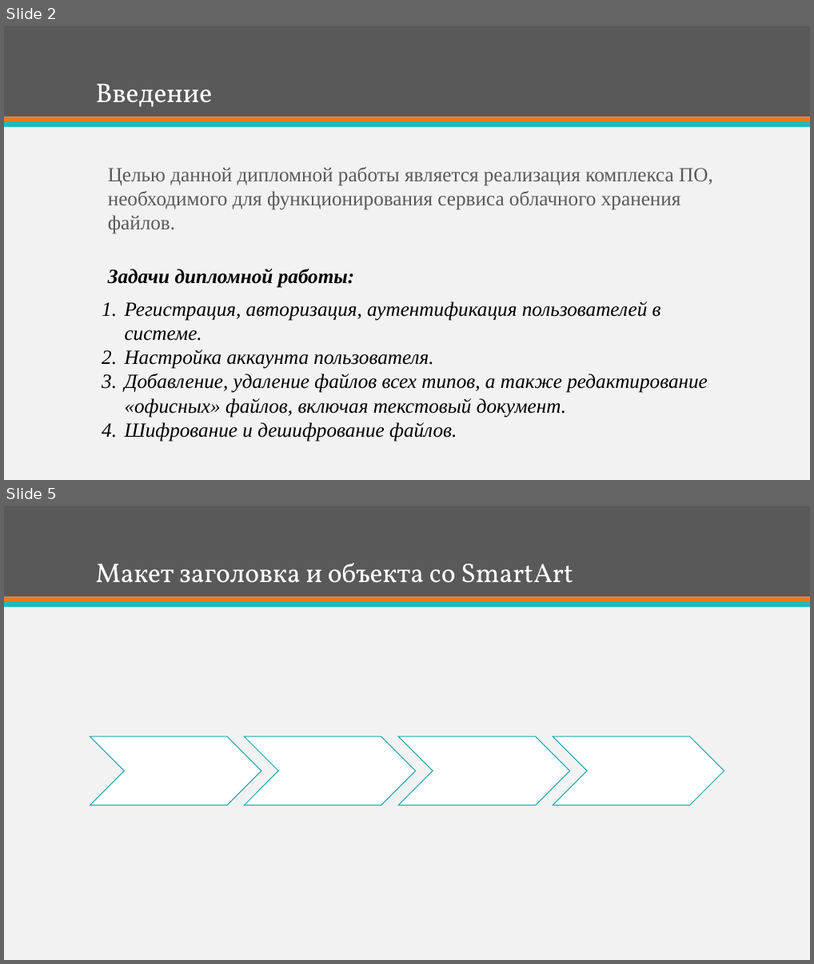
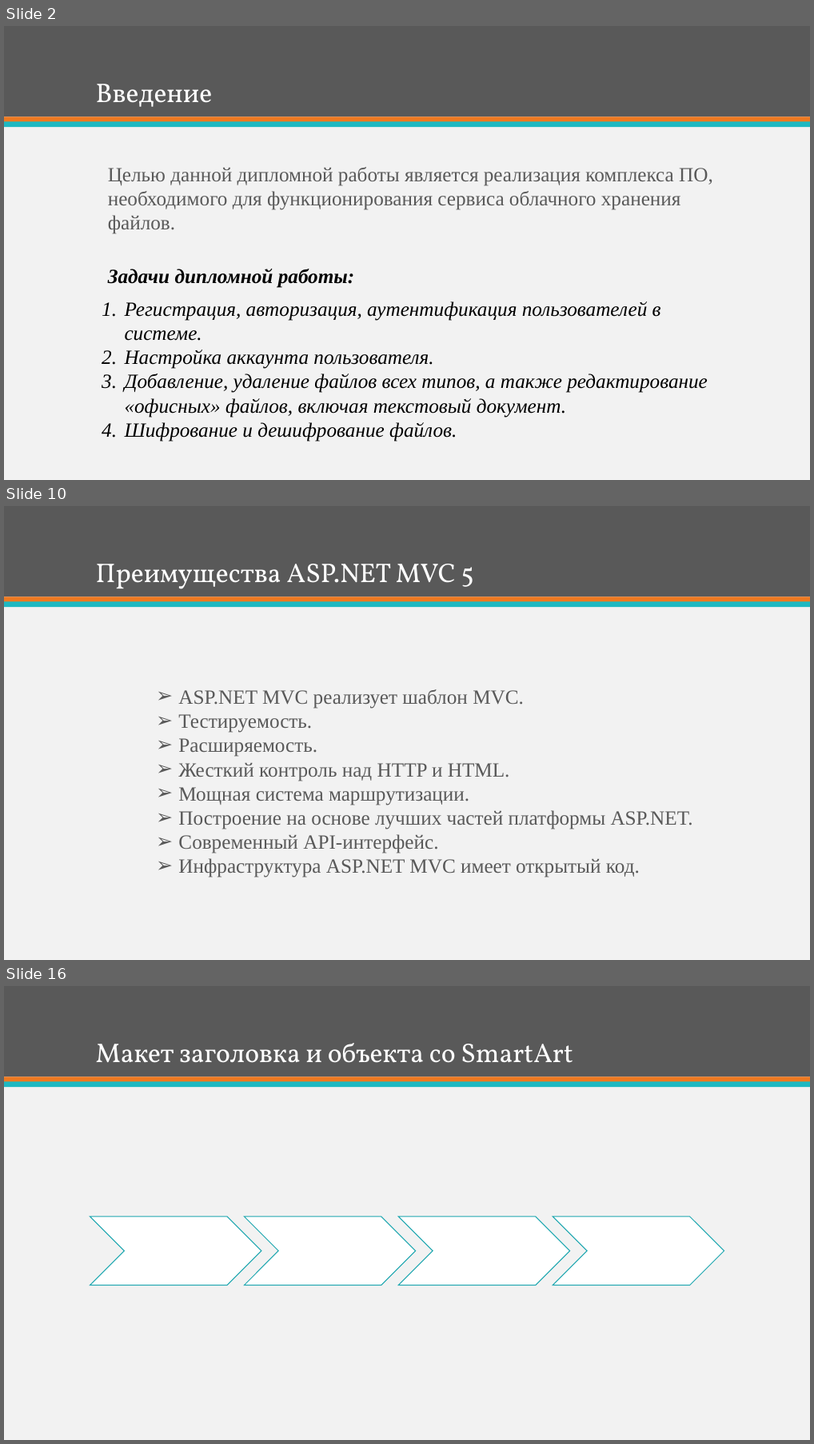
Before and after one commit to IvanKhAU525/Diploma, a slide deck: Presentation.pptx. Shown one above the other, each under a label of ours: slides 2 and 5 before the commit, slides 2, 10 and 16 after it; the slides between them are not shown. The pictures are 814x964 and 814x1444 pixels, drawn with LibreOffice and Linux fonts; fonts in the diff are those of the drawing. Boxes give left, top, right and bottom in pixels: in the first picture for what was removed or moved away, otherwise in the second. Text is boxed around its words. In the diff, an @@ line names an element or a change of style, - is before the commit and + after.

```diff
--- a/Presentation.pptx
+++ b/Presentation.pptx
@@ slide 10 added at (4, 506, 810, 960), background #F2F2F2; not listed: 3 template elements that a slide beside it also shows @@
@@ title added at (96, 564, 474, 589), 32 pt, text #FFFFFF @@
+Преимущества ASP.NET MVC 5
@@ text added at (178, 689, 694, 877), 24 pt, text #595959 @@
+➢ ASP.NET MVC реализует шаблон MVC.
+➢ Тестируемость.
+➢ Расширяемость.
+➢ Жесткий контроль над HTTP и HTML.
+➢ Мощная система маршрутизации.
+➢ Построение на основе лучших частей платформы ASP.NET.
+➢ Современный API-интерфейс.
+➢ Инфраструктура ASP.NET MVC имеет открытый код.
@@ what was slide 5 is now slide 16 @@
```
Also in this commit, not shown: 1 slide changed, 11 other slides added, 1 slide removed, 2 other files.
